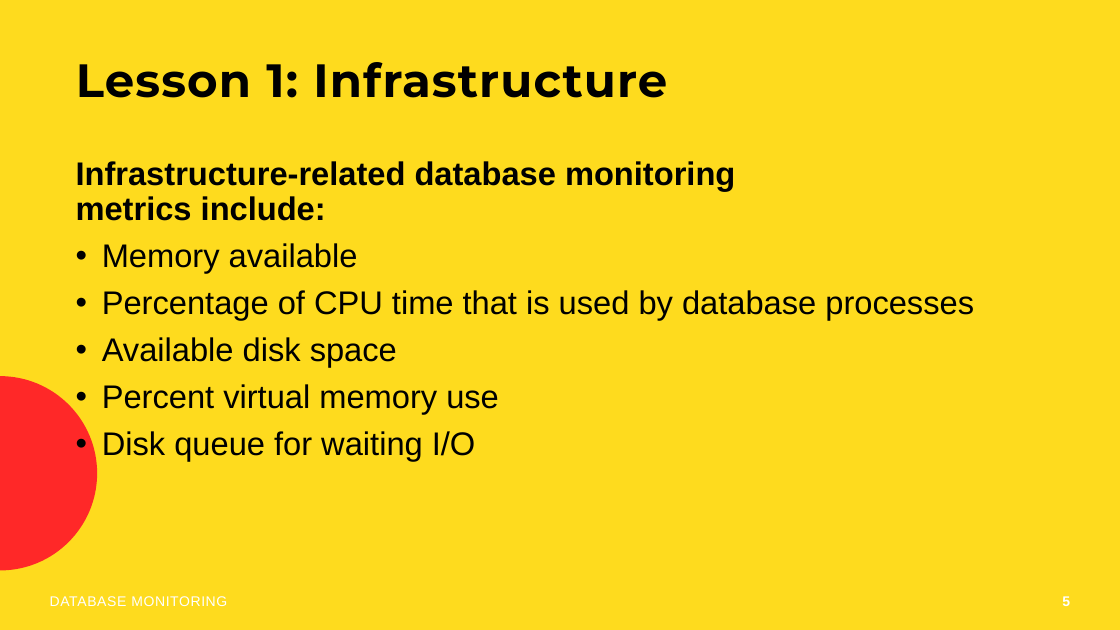
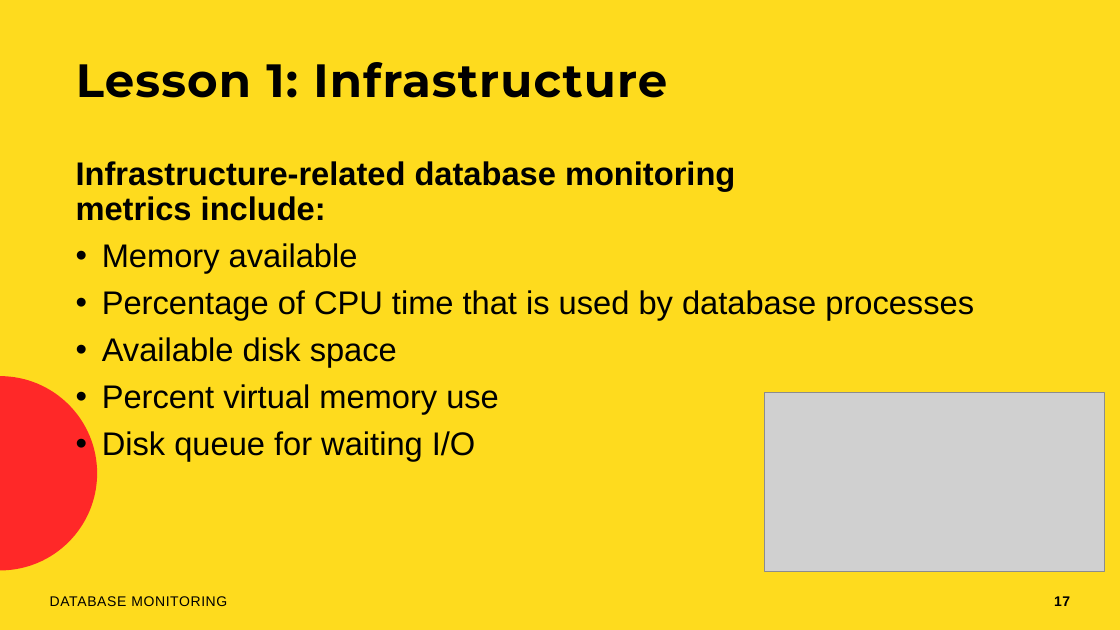
Before and after one commit to rolling-scopes-school/devops, a slide deck: slide 17 of modules/11. Monitoring/Database Monitoring.pptx (slide 5 before the commit). Drawn at 1120x630 pixels with LibreOffice and Linux fonts; fonts in the diff are those of the drawing; grey boxes stand for pictures; background and template pictures are left out. Boxes give left, top, right and bottom in pixels: in the first picture for what was removed or moved away, otherwise in the second. Text is boxed around its words. In the diff, an @@ line names an element or a change of style, - is before the commit and + after.

```diff
--- a/modules/11. Monitoring/Database Monitoring.pptx
+++ b/modules/11. Monitoring/Database Monitoring.pptx
@@ picture added at (765,392,1104,572) @@
@@ text "DATABASE MONITORING" at (50,596,227,606): text colour #FFFFFF to #000000 @@
@@ page number at (1054,596,1070,606): text changed; text colour #FFFFFF to #000000 @@
-5
+17
```
Also in this commit, not shown: 17 other slides changed, 12 slides added.
